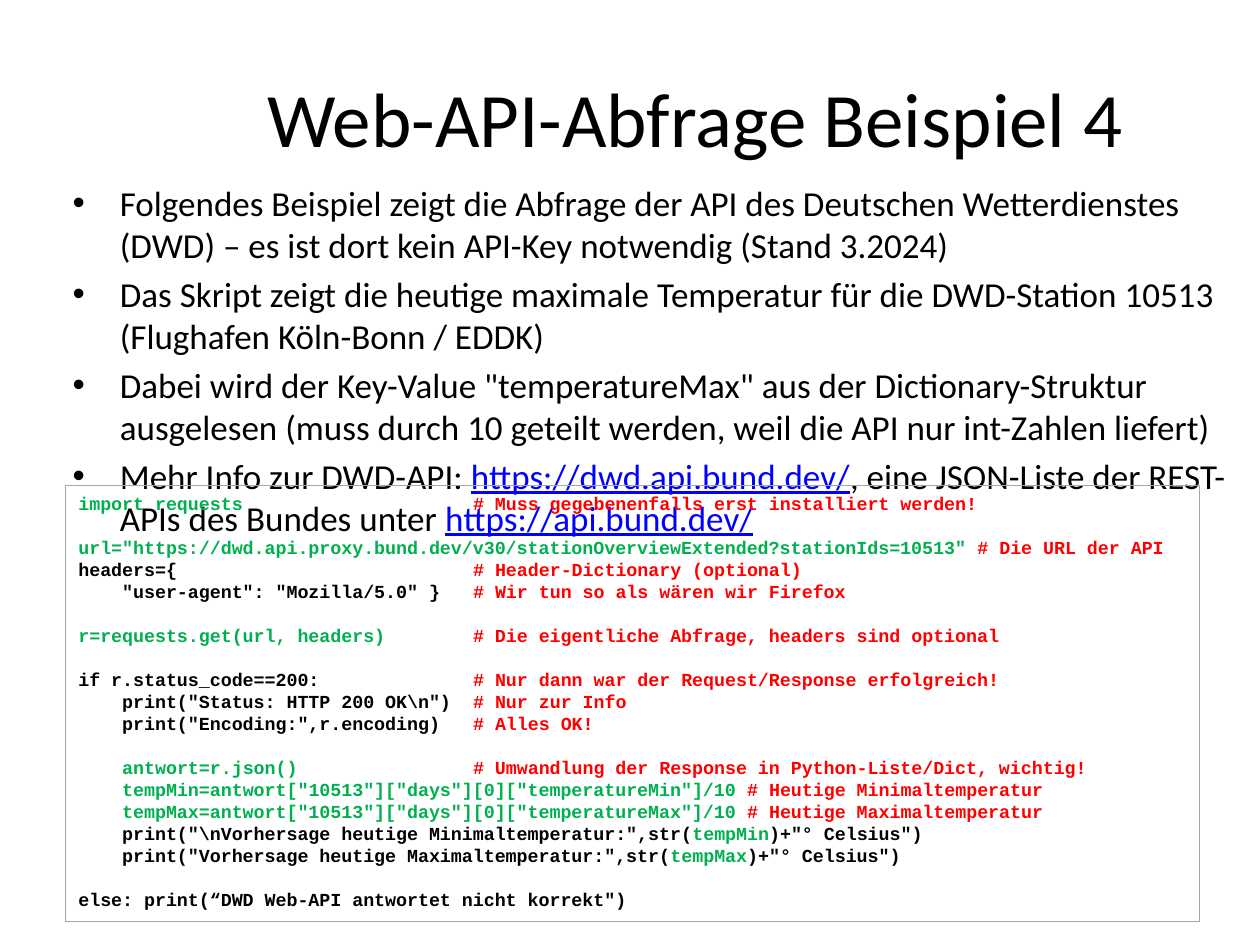
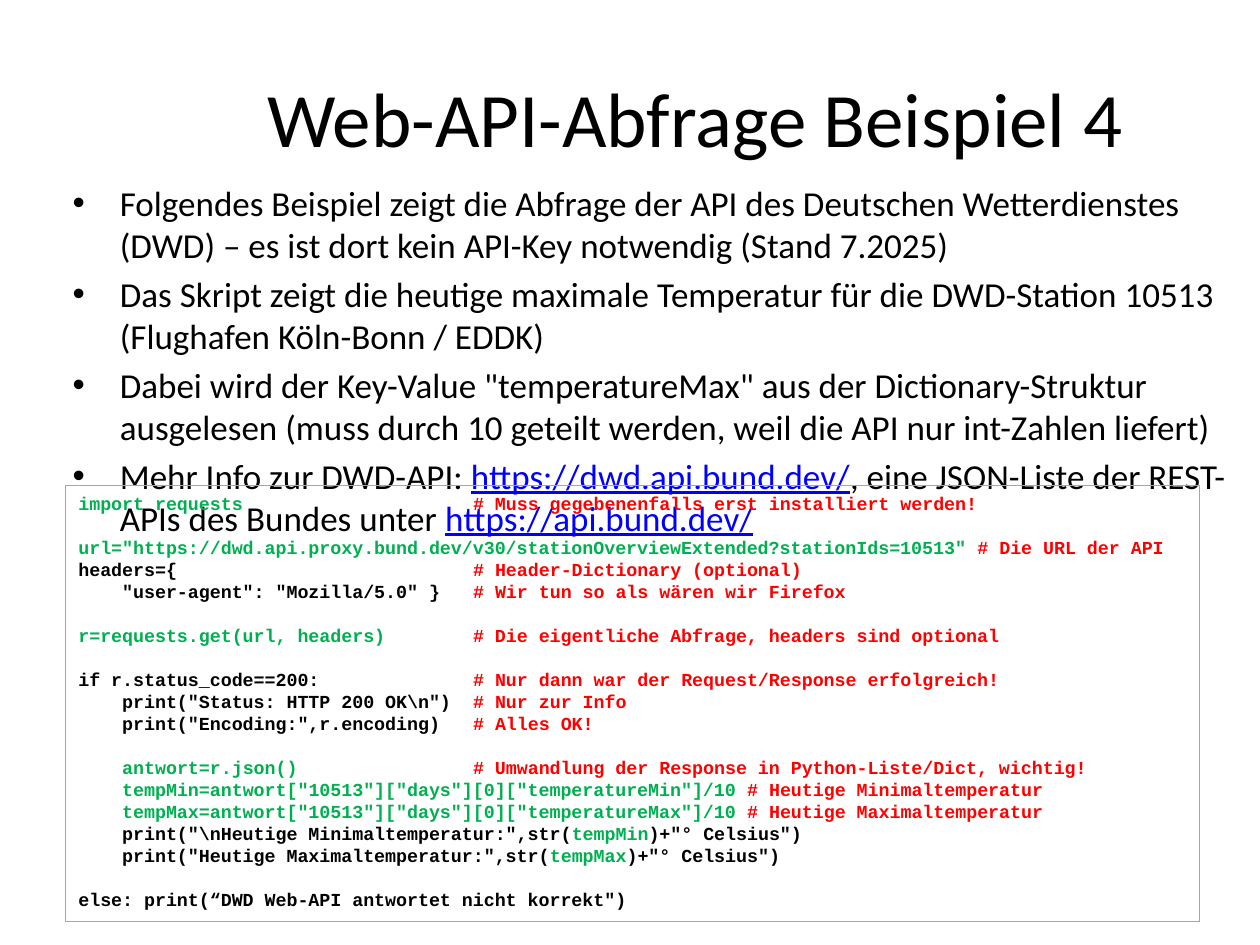
Before and after one commit to MickyRoth/Presentations, a slide deck: slide 79 of Python3 Fachinformatiker.pptx. Drawn at 1260x945 pixels with LibreOffice and Linux fonts; fonts in the diff are those of the drawing; background and template pictures are left out. Boxes give left, top, right and bottom in pixels: in the first picture for what was removed or moved away, otherwise in the second. Text is boxed around its words. In the diff, an @@ line names an element or a change of style, - is before the commit and + after.

```diff
--- a/Python3 Fachinformatiker.pptx
+++ b/Python3 Fachinformatiker.pptx
@@ text at [120, 191, 1179, 264]: text changed @@
-• Folgendes Beispiel zeigt die Abfrage der API des Deutschen Wetterdienstes (DWD) – es ist dort kein API-Key notwendig (Stand 3.2024)
+• Folgendes Beispiel zeigt die Abfrage der API des Deutschen Wetterdienstes (DWD) – es ist dort kein API-Key notwendig (Stand 7.2025)
@@ text in rectangle at [122, 827, 802, 866]: text changed @@
-print("\nVorhersage heutige Minimaltemperatur:",str(tempMin)+"° Celsius")
-print("Vorhersage heutige Maximaltemperatur:",str(tempMax)+"° Celsius")
+print("\nHeutige Minimaltemperatur:",str(tempMin)+"° Celsius")
+print("Heutige Maximaltemperatur:",str(tempMax)+"° Celsius")
```
Also in this commit, not shown: 2 other slides changed, 1 other file.
